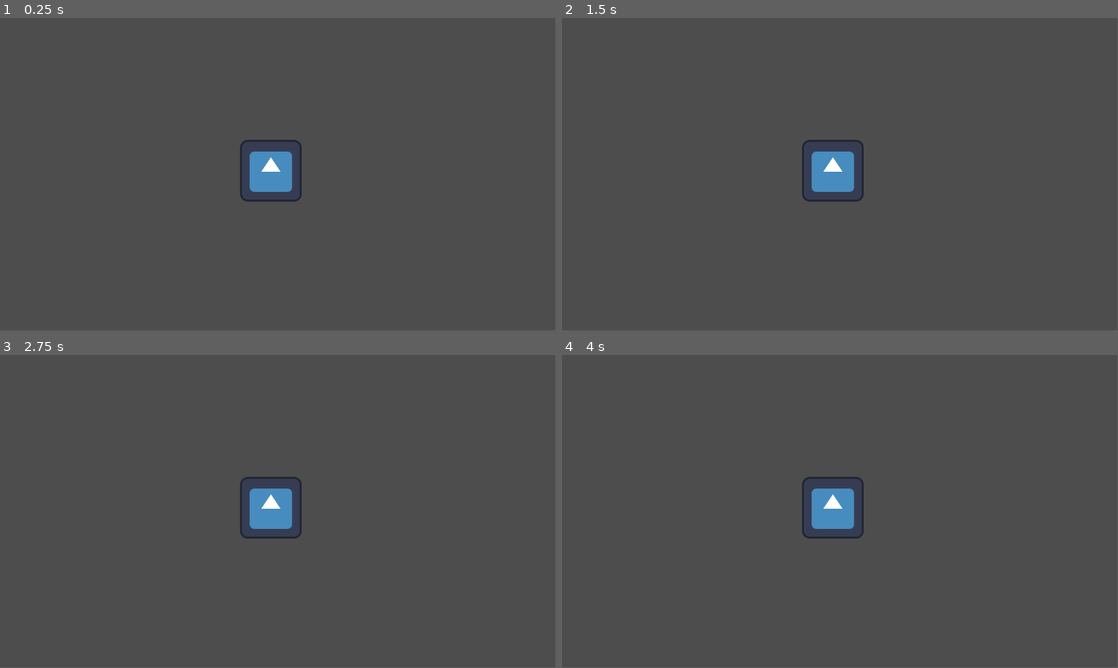
Above: before the commit, frames 1-4 (two rows, left to right).
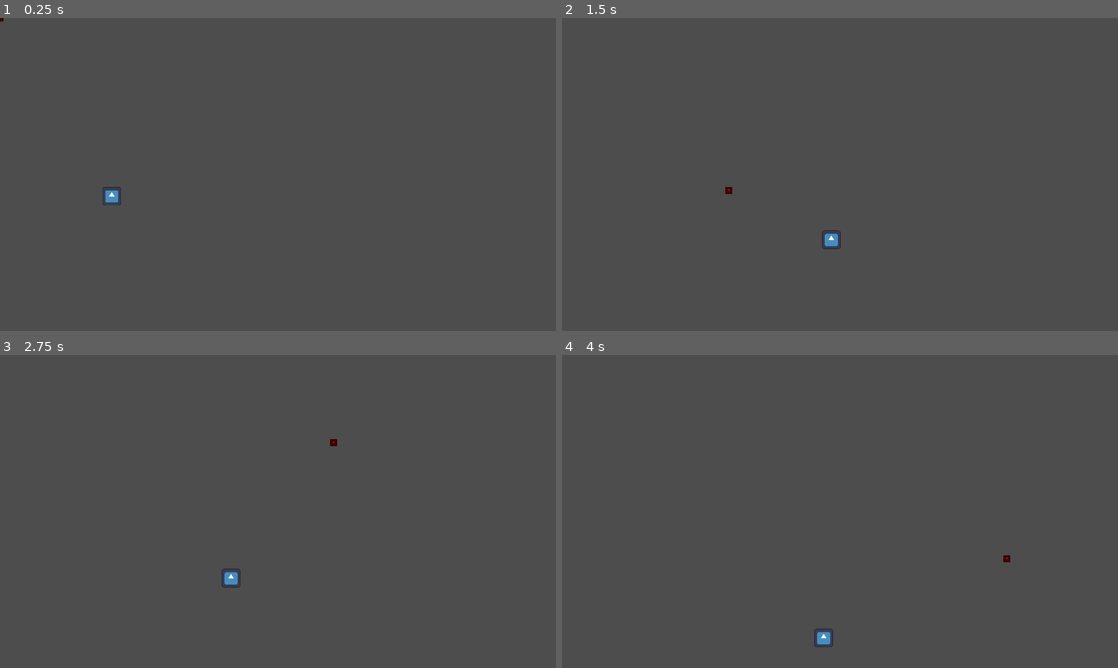
Above: after the commit, the same moments.

Repository: leogeier/ggj24-lasercats
Game: Godot game, scene res://main.tscn
Two runs of this game, one before a commit and one after it. Both use one fixed random seed, a clock stepped at 60 frames per second and the inputs below. The engine's default icon, where the game draws it, is replaced by a stand-in: a white triangle on a blue panel in a dark square.
Inputs (mouse positions are in pixels of both pictures, inside the frame that each line leads up to):
- Up to frame 1 (0.25 s): no input
- Up to frame 2 (1.5 s): move the mouse to (962, 158) at 0.52 s; move the mouse to (728, 190) at 1.27 s
- Up to frame 3 (2.75 s): move the mouse to (333, 442) at 2.02 s
- Up to frame 4 (4 s): move the mouse to (812, 574) at 2.77 s; move the mouse to (1006, 558) at 3.52 s
In our replay, the window is 799x449 before the commit and 800x450 after it. These sizes can differ from the game's own. Grey fills any space a smaller window leaves; there, only what the larger window draws over its background counts as a difference.

The runs differ from the first frame. In frame 1, 1.4% of the frame differs, in the area x 0-55%, y 0-60%; in frame 2, 1.4%; in frame 3, 1.4%, in the area x 39-61%, y 26-75%; in frame 4, 1.4%.

Commit message:
first experiments with jumping

Diff:
--- a/game/main.tscn
+++ b/game/main.tscn
@@ -1,9 +1,23 @@
-[gd_scene load_steps=2 format=3 uid="uid://dxtqm02dnl42d"]
+[gd_scene load_steps=5 format=3 uid="uid://dxtqm02dnl42d"]
 
-[ext_resource type="Texture2D" uid="uid://b81n7ug8kyjut" path="res://icon.svg" id="1_gyc7l"]
+[ext_resource type="PackedScene" uid="uid://bh28ccd421trc" path="res://scenes/cat/cat.tscn" id="1_1cu0m"]
+[ext_resource type="PackedScene" uid="uid://ciacvo6retlhy" path="res://scenes/laserpointer/laserpointer.tscn" id="2_x85f1"]
+
+[sub_resource type="PhysicsMaterial" id="PhysicsMaterial_ci8g4"]
+friction = 0.58
+
+[sub_resource type="WorldBoundaryShape2D" id="WorldBoundaryShape2D_3ysrg"]
 
 [node name="Main" type="Node2D"]
 
-[node name="Icon" type="Sprite2D" parent="."]
-position = Vector2(562, 317)
-texture = ExtResource("1_gyc7l")
+[node name="Cat" parent="." instance=ExtResource("1_1cu0m")]
+position = Vector2(386, 331)
+
+[node name="StaticBody2D" type="StaticBody2D" parent="."]
+position = Vector2(952, 1009)
+physics_material_override = SubResource("PhysicsMaterial_ci8g4")
+
+[node name="CollisionShape2D" type="CollisionShape2D" parent="StaticBody2D"]
+shape = SubResource("WorldBoundaryShape2D_3ysrg")
+
+[node name="Laserpointer" parent="." instance=ExtResource("2_x85f1")]
--- a/game/project.godot
+++ b/game/project.godot
@@ -15,6 +15,21 @@
 config/features=PackedStringArray("4.2", "GL Compatibility")
 config/icon="res://icon.svg"
 
+[display]
+
+window/size/viewport_width=1920
+window/size/viewport_height=1080
+window/stretch/mode="viewport"
+
+[layer_names]
+
+2d_physics/layer_1="ground"
+2d_physics/layer_2="Layer 2"
+
+[physics]
+
+2d/default_gravity=9800.0
+
 [rendering]
 
 renderer/rendering_method="gl_compatibility"
--- /dev/null
+++ b/game/scenes/cat/cat.gd
@@ -0,0 +1,23 @@
+extends RigidBody2D
+
+var last_laser_pointer_position = Vector2.ZERO
+
+#func _input(event):
+	#if event is InputEventMouseMotion:
+		#last_laser_pointer_position = event.position
+
+func is_on_ground():
+	return not %GroundCheck.get_overlapping_bodies().is_empty()
+
+func _on_laser_pointer_position_changed(pos):
+	last_laser_pointer_position = pos
+
+func _physics_process(delta):
+	var laser_dir = position.direction_to(last_laser_pointer_position)
+	var force = Vector2()
+	force.x = laser_dir.x * 600000 if is_on_ground() else 0
+	force.y = -4000000 if is_on_ground() and laser_dir.y < -0.8 else 0
+	apply_central_force(delta * force)
+
+func _ready():
+	get_tree().get_first_node_in_group("laserpointer").position_changed.connect(_on_laser_pointer_position_changed)
--- /dev/null
+++ b/game/scenes/cat/cat.tscn
@@ -0,0 +1,29 @@
+[gd_scene load_steps=5 format=3 uid="uid://bh28ccd421trc"]
+
+[ext_resource type="Texture2D" uid="uid://b81n7ug8kyjut" path="res://icon.svg" id="1_4tj4y"]
+[ext_resource type="Script" path="res://scenes/cat/cat.gd" id="1_mcim8"]
+
+[sub_resource type="CircleShape2D" id="CircleShape2D_ovqkm"]
+radius = 33.0151
+
+[sub_resource type="RectangleShape2D" id="RectangleShape2D_xupk3"]
+size = Vector2(64, 7)
+
+[node name="Cat" type="RigidBody2D"]
+position = Vector2(1, 0)
+lock_rotation = true
+script = ExtResource("1_mcim8")
+
+[node name="Icon" type="Sprite2D" parent="."]
+scale = Vector2(0.5, 0.5)
+texture = ExtResource("1_4tj4y")
+
+[node name="CollisionShape2D" type="CollisionShape2D" parent="."]
+shape = SubResource("CircleShape2D_ovqkm")
+
+[node name="GroundCheck" type="Area2D" parent="."]
+unique_name_in_owner = true
+
+[node name="CollisionShape2D" type="CollisionShape2D" parent="GroundCheck"]
+position = Vector2(0, 37.5)
+shape = SubResource("RectangleShape2D_xupk3")
--- /dev/null
+++ b/game/scenes/laserpointer/laserpointer.gd
@@ -0,0 +1,11 @@
+extends Node2D
+
+signal position_changed(pos)
+
+func _input(event):
+	if event is InputEventMouseMotion:
+		position = event.position
+		position_changed.emit(get_laser_position())
+
+func get_laser_position():
+	return position
--- /dev/null
+++ b/game/scenes/laserpointer/laserpointer.tscn
@@ -0,0 +1,12 @@
+[gd_scene load_steps=3 format=3 uid="uid://ciacvo6retlhy"]
+
+[ext_resource type="Script" path="res://scenes/laserpointer/laserpointer.gd" id="1_hi5rs"]
+[ext_resource type="Texture2D" uid="uid://b81n7ug8kyjut" path="res://icon.svg" id="1_vcs7j"]
+
+[node name="Laserpointer" type="Node2D" groups=["laserpointer"]]
+script = ExtResource("1_hi5rs")
+
+[node name="Icon" type="Sprite2D" parent="."]
+modulate = Color(1, 0, 0, 1)
+scale = Vector2(0.1875, 0.1875)
+texture = ExtResource("1_vcs7j")
